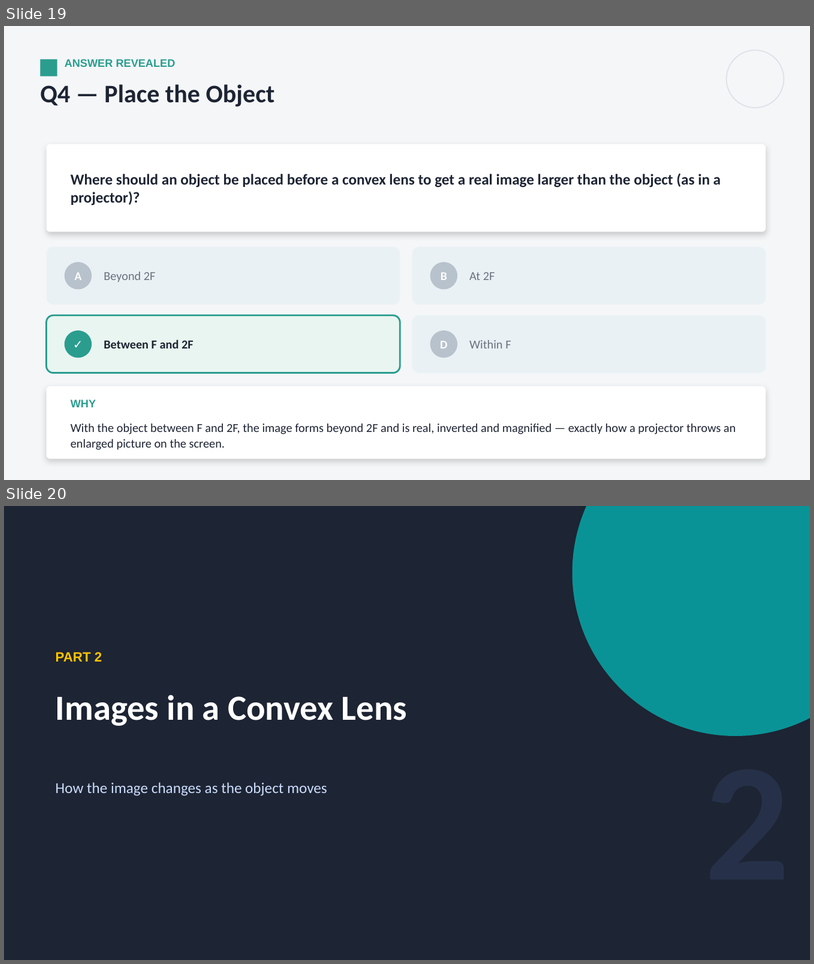
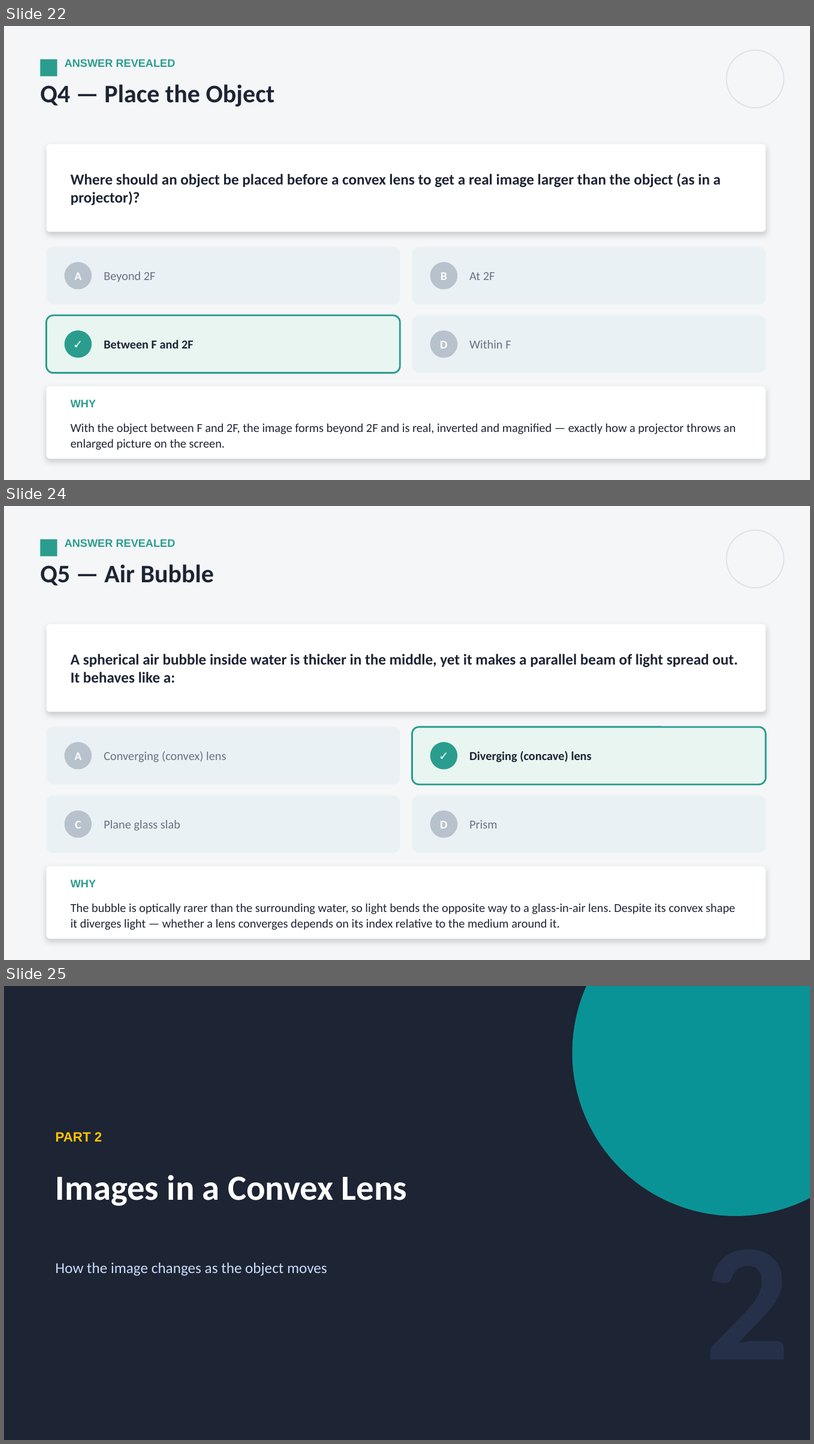
Before and after one commit to parmeshwars2911/MyFirstAR, a slide deck: ppt/Grade10/G10_S43_Refraction_Through_a_Lens_1.pptx. Shown one above the other, each under a label of ours: slides 19 and 20 before the commit, slides 22, 24 and 25 after it; the slides between them are not shown. The pictures are 814x964 and 814x1444 pixels, drawn with LibreOffice and Linux fonts; fonts in the diff are those of the drawing. Boxes give left, top, right and bottom in pixels: in the first picture for what was removed or moved away, otherwise in the second. Text is boxed around its words. In the diff, an @@ line names an element or a change of style, - is before the commit and + after.

```diff
--- a/ppt/Grade10/G10_S43_Refraction_Through_a_Lens_1.pptx
+++ b/ppt/Grade10/G10_S43_Refraction_Through_a_Lens_1.pptx
@@ slide 24 added at box(4, 506, 810, 960), background #F4F6F8 @@
@@ rectangle added at box(40, 539, 57, 556), fill #2A9D8F @@
@@ text added at box(65, 539, 176, 547), 13 pt, text #2A9D8F, bold @@
+ANSWER REVEALED
@@ ellipse added at box(727, 530, 785, 588), outline #DDE2E8 1.25 pt @@
@@ text added at box(40, 564, 214, 586), 30 pt, text #1D2433, bold @@
+Q5 — Air Bubble
@@ rounded rectangle added at box(47, 624, 766, 712), fill #FFFFFF @@
@@ text added at box(71, 654, 738, 682), 18 pt, text #1D2433, bold @@
+A spherical air bubble inside water is thicker in the middle, yet it makes a parallel beam of light spread out. It behaves like a:
@@ rounded rectangle added at box(47, 727, 400, 784), fill #EAF1F4 @@
@@ rounded rectangle added at box(413, 727, 766, 784), fill #E9F5F0, outline #2A9D8F 2 pt @@
@@ ellipse added at box(65, 742, 92, 769), fill #B7C2CC @@
@@ text added at box(75, 752, 82, 760), 14 pt, text #FFFFFF, bold @@
+A
@@ text added at box(104, 751, 226, 762), 14.5 pt, text #6B7280 @@
+Converging (convex) lens
@@ ellipse added at box(431, 742, 458, 769), fill #2A9D8F @@
@@ text added at box(431, 742, 458, 769), 14 pt, text #FFFFFF, bold @@
+✓
@@ text added at box(470, 751, 592, 762), 14.5 pt, text #1D2433, bold @@
+Diverging (concave) lens
@@ rounded rectangle added at box(47, 795, 400, 853), fill #EAF1F4 @@
@@ ellipse added at box(65, 810, 92, 838), fill #B7C2CC @@
@@ rounded rectangle added at box(413, 795, 766, 853), fill #EAF1F4 @@
@@ ellipse added at box(431, 810, 458, 838), fill #B7C2CC @@
@@ text added at box(75, 820, 81, 828), 14 pt, text #FFFFFF, bold @@
+C
@@ text added at box(104, 820, 180, 831), 14.5 pt, text #6B7280 @@
+Plane glass slab
@@ text added at box(440, 820, 447, 828), 14 pt, text #FFFFFF, bold @@
+D
@@ text added at box(470, 820, 497, 828), 14.5 pt, text #6B7280 @@
+Prism
@@ rounded rectangle added at box(47, 866, 766, 939), fill #FFFFFF @@
@@ text added at box(71, 879, 96, 887), 13 pt, text #2A9D8F, bold @@
+WHY
@@ text added at box(71, 903, 735, 930), 14.5 pt, text #1D2433 @@
+The bubble is optically rarer than the surrounding water, so light bends the opposite way to a glass-in-air lens. Despite its convex shape it diverges light — whether a lens converges depends on its index relative to the medium around it.
@@ what was slide 19 is now slide 22 @@
@@ what was slide 20 is now slide 25 @@
```
Also in this commit, not shown: 2 slides changed, 8 other slides added, 3 other files.
